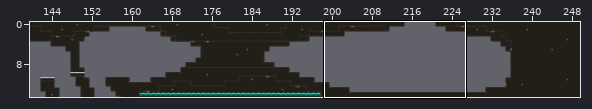
Two versions of a level (Tiled map, PlatformGame-main/Assets/Maps/Level3Map.tmx). The first picture is a wide view before the edit; the outline marks the close-up.
Close-up. As it was:
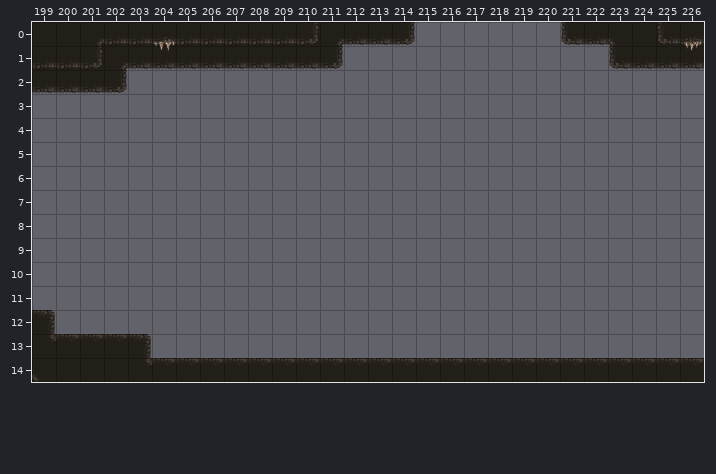
Cells are 32x32 px. Shown: x 199..226, y 0..14. The commit also changed other parts of the map, which this record leaves out.
Now the later version:
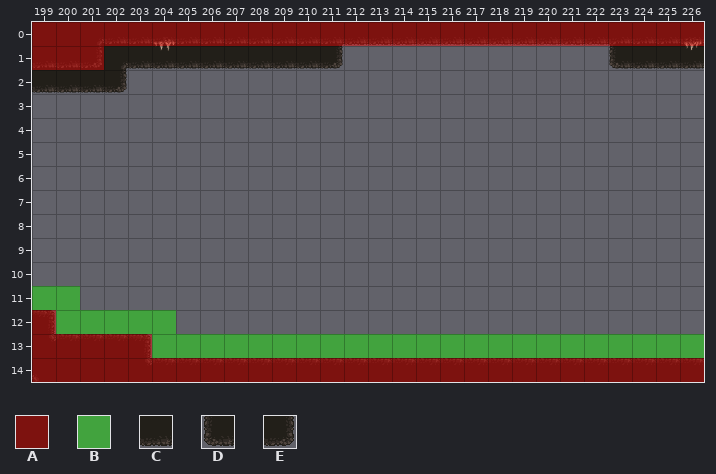
Key: from "MapMetadata": A 0, B 1; from "forest_tileset": C 763, D 892, E 893.
_ is an empty cell.
Tiles of an added or newly shown layer are drawn over the layers below it.
See-through tiles are keyed as they look on the map.
Message: boss + lv 3 navigation
Changes in this commit:
Layer "Tile layer 1":
Tile C replaces tile D in row 0 at x 225.
Tile C replaces tile E in row 0 at x 210.
Tile C is added in row 0 at x 211 to 221 and 223 to 224.
Layer "Navigation" (added):
Tile A is added in row 0 at x 199 to 226; in row 1 at x 199 to 201; in row 12 at x 199; in row 13 at x 199 to 203; in row 14 at x 199 to 226.
Tile B is added in row 11 at x 199 to 200; in row 12 at x 200 to 204; in row 13 at x 204 to 226.
Boxes around the changes in both close-ups, in picture pixels (x1, y1, x2, y2):
changed: (32, 22, 704, 70)
added: (32, 286, 704, 382)
